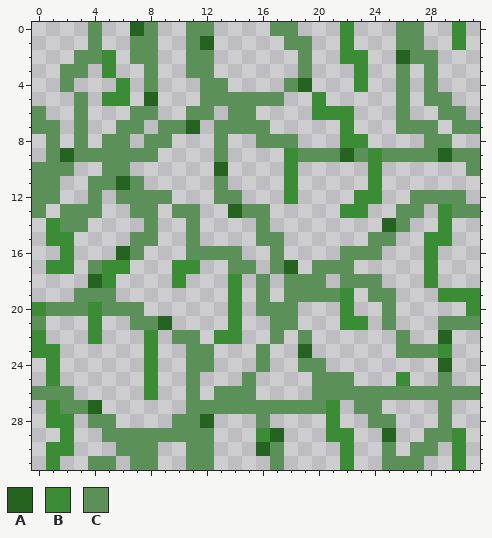
Pixel-art sprite, stored at Assets/Art/Sprites/Jungle_Wall/enredadera.png. Above, as it was before the edit.
The file is 32x32 pixels.
Palette (. is transparent): A #256420  B #3a8d34  C #5b9058
Pixels before, first column x 0:
 0 ....C..AC..CC....CC...B...CC..B.
 1 ....C..CC..CA.....CC..B...CC..B.
 2 ...CCB.CC..CC......C..BB..ACC...
 3 ..CC.B..C..CC......C...B..C.C...
 4 ..C...B.C...CC....CA...B..C.C...
 5 ...C.BB.A...CCCCCC..B.....C.CC..
 6 C..C...CC..CC.CC....BBB...C..CC.
 7 CC.C..CC.CCA.CCCC.....B...CCC.CC
 8 .C.C.CC.CC...C..CCC...BB....CC..
 9 .CACCCCCC....C....BCCCACBCCCCACC
10 CCC..CC......A....B.....B......C
11 CC..CCAC.....C....B.....B.......
12 CC..C.CCCC...CC...B....BB..CCCC.
13 C.CCC..CC.CC..ACC.....BB..CC.BCC
14 .BCC....C..C....C........AC..B..
15 .BB....CC..C....CC......CC..BB..
16 ..B...AC...CCCC..C....CCC...B...
17 .BB.CBB...BB..CC.CA.CCC.....B...
18 ....AB....B...B.C.CCC.CCC...B...
19 ...CCC........B.C.CCCCB.CC...BBB
20 BCCCBCCC......B.CCC...B..C.....B
21 C...B..CCA....B..CC...BB.C...CCC
22 B...B...B.CC.BB..C.C......C..A..
23 BB......B..CC...C..A......CCCB..
24 .B......B..CC...C..CC........A..
25 .B......B..C...C....CCC...B..C..
26 CCC.....B..C.CCC....CCCCCCCCCCCC
27 .BCCA......CCCCCCCCCCB.CC....C..
28 .BB.CC....CCA...C....B..CC...C..
29 ..B..CCCCCCCC...BA...BB..A..CCB.
30 .BB...CCC..CC...AC....B..C.CC.B.
31 .B..CC.CC..CC....C....B..CCC..B.
The same view after the edit:
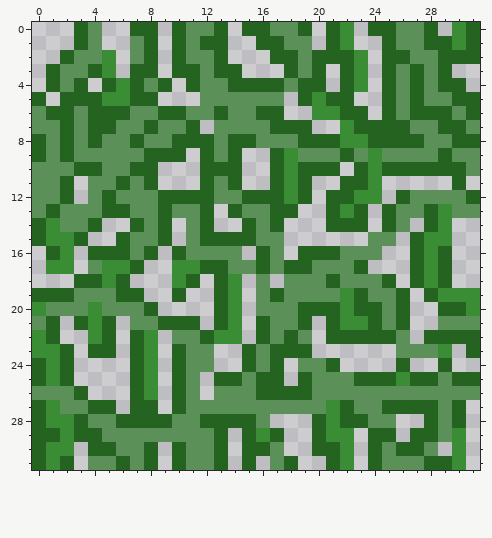
Commit: Cambio estética GrassWall
What changed:
Colour A is added in row 0 at x 3, 10, 13, 15 to 16, 19, 21, 24 to 25, 28 and 31; in row 1 at x 3, 10, 13, 16 to 17, 21, 25, 28 to 29 and 31; in row 2 at x 2, 10, 13, 17 to 18, 20 to 21, 25 and 29 to 31; in row 3 at x 1, 4, 7, 10, 13 to 14, 18, 20, 22, 25, 27 and 29; in row 4 at x 1, 3, 5, 7, 9, 11, 14 to 17, 20, 22, 25, 27 and 29 to 30; in row 5 at x 0, 2, 4, 7, 19, 21 to 22, 25, 27 and 30 to 31.
Colour A is added in row 6 at x 1 to 2, 4 to 6, 9 to 10, 13, 16 to 17, 23, 25, 27 to 28 and 31; in row 7 at x 2, 4 to 5, 8, 17 to 19, 23 to 25 and 29; in row 8 at x 0, 2, 4, 7, 10 to 12, 14 to 15, 19 to 21, 24 to 27 and 30 to 31; in row 9 at x 0, 9 to 10, 12, 14 and 17; in row 10 at x 3 to 4, 7 to 8, 12, 14, 17, 19 to 21, 23 and 25 to 30; in row 11 at x 2, 8, 12, 14, 17, 19, 22 to 23 and 30.
Colour A is added in row 12 at x 2, 5, 10 to 12, 15 to 17, 19, 21 to 22, 26 and 31; in row 13 at x 1, 5 to 6, 9, 12, 17 to 18, 21, 25 and 28; in row 14 at x 0, 4, 7, 9, 12, 15, 17, 21 to 23 and 28; in row 15 at x 0, 3, 6, 9, 12 to 15 and 27; in row 16 at x 1, 4 to 5, 8, 10, 16, 19 to 21, 27 and 29; in row 17 at x 7, 12 to 13, 16, 19, 23, 27 and 29.
Colour A is added in row 18 at x 3, 6, 11, 13, 21, 25, 27 and 29; in row 19 at x 0 to 2, 6 to 7, 10, 13, 17, 23, 26 and 28; in row 20 at x 8, 13, 19 to 21, 23 to 24, 26 and 29 to 30; in row 21 at x 1, 3, 5, 10 to 11, 13, 16, 19, 21, 24 and 26; in row 22 at x 1, 5, 7, 12, 16, 18, 21 to 25, 28 and 30 to 31; in row 23 at x 2, 4 to 5, 7, 10, 15, 17 to 18 and 31.
Colour A is added in row 24 at x 0, 2, 7, 10, 15, 17, 21 and 26; in row 25 at x 0, 2, 7, 10, 13 to 14, 16 to 17, 19, 23 to 25, 27 to 28 and 30 to 31; in row 26 at x 3, 7, 10 and 16 to 19; in row 27 at x 0, 5, 7 to 8, 10, 22, 25 to 28 and 30; in row 28 at x 0, 3, 6 to 9, 13 to 15, 20, 22 to 23, 28 and 30; in row 29 at x 0 to 1, 3 to 4, 13, 15, 20, 24 and 27.
Colour A is added in row 30 at x 0, 4 to 5, 10, 13, 15, 20 to 21, 24 and 26; in row 31 at x 0, 2, 6, 10, 13, 15, 18, 21, 24 and 28 to 29.
Colour A replaces colour B in row 2 at x 22; in row 6 at x 22; in row 13 at x 23.
Colour A replaces colour C in rows 0 to 2 at x 8; in row 3 at x 8 and 11; in row 5 at x 3; in row 6 at x 29; in row 7 at x 26 and 30; in row 9 at x 8.
Colour A replaces colour C in row 12 at x 9; in row 29 at x 28; in row 30 at x 8 and 27; in row 31 at x 8.
Pixel boxes of the changes (left, top, right, bottom) in both pictures:
changed: (32, 22, 480, 470)
